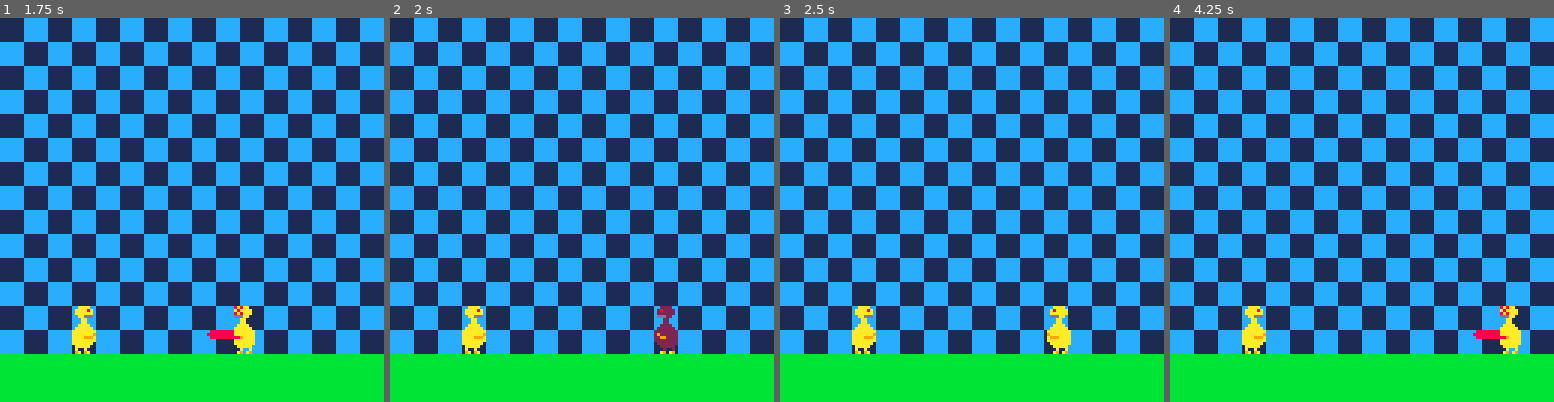
Above: before the commit, frames 1-4 (left to right).
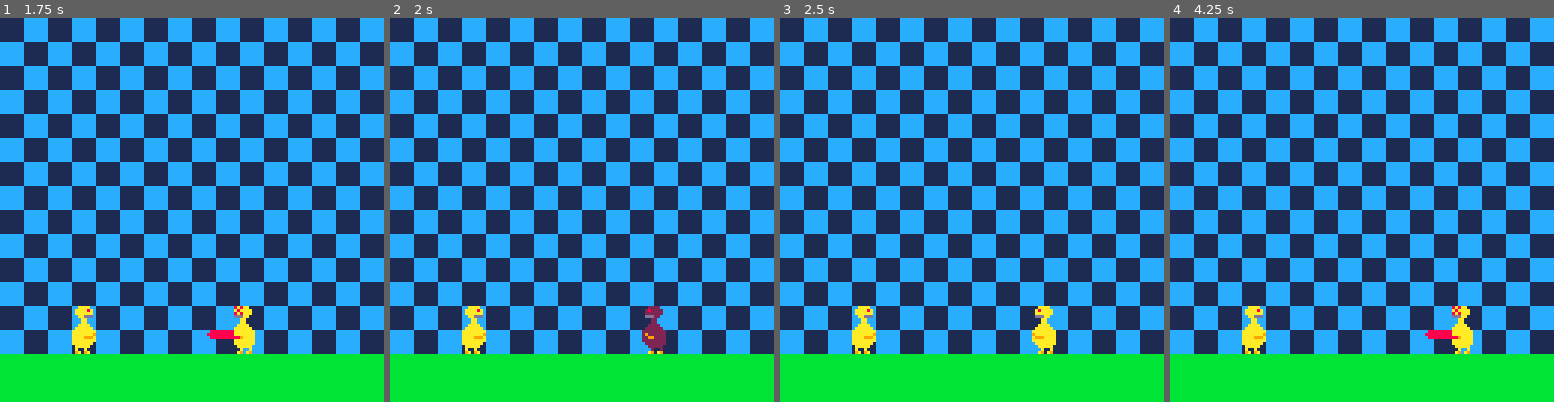
Above: after the commit, the same moments.

Repository: davidjtferguson/dancejab
Game: PICO-8 cartridge jab.p8
The game is run twice, just before and just after one commit, with the same random seed, the same clock (stepped at 60 frames per second) and the same inputs.
Inputs:
- Up to frame 1 (1.75 s): tap X (X key) at 0.33, 1.07 s; tap O (Z key) at 0.7, 1.7 s; hold Right from 1.6 s (still down)
- Up to frame 2 (2 s): keep holding Right; tap X (X key) at 1.85 s
- Up to frame 3 (2.5 s): release Right at 2.1 s; tap O (Z key) at 2.1 s; hold Right from 2.47 s (still down)
- Up to frame 4 (4.25 s): tap O (Z key) every 0.4 s from 2.5 to 4.1 s; tap X (X key) at 2.97, 4.08 s; release Right at 3.03 s; hold Left 3.08-3.58 s; hold Right from 4.02 s (still down)

Frame 1 is identical in both runs. In frame 2, 0.7% of the frame differs, in the area x 65-75%, y 75-88%; in frame 3, 0.8%; in frame 4, 1.3%, in the area x 66-92%, y 75-88%.

Commit message:
updated vars and comments for easier playing around

Diff:
--- a/jab.p8
+++ b/jab.p8
@@ -8,23 +8,32 @@
 
 function createav(x,flipped)
  local av={
+  --how long each action lasts
+  rollframes=9,
+  jabframes=10,
+  jablagframes=30,
+
+  --movement limits
+  xacc=0.15,
+  xmaxvel=1.3,
+  xrollmaxvel=2,
+  xdecellrate=0.7,
+
+  --hitbox sizes
+  -- (won't effect visual)
+  width=8,
+  height=16,
+  jabwidth=8,
+  jabheight=4,
+
+  --vars, don't edit
   x=x,
   xvel=0,
-  xmaxvel=1.3,
-  xacc=0.15,
   state="none",
   statetimer=0,
-  xrollmaxvel=2,
   y=96,
   s=2,
-  width=8,
-  height=16,
   flipped=flipped,
-
-  --how long each action lasts
-  rollframes=9,
-  jabframes=15,
-  jablagframes=30,
  }
  add(avs,av)
  return av
@@ -104,7 +113,7 @@
   elseif btn(➡️,av.no) then
    av.xvel+=av.xacc
   else
-   av.xvel*=0.7
+   av.xvel*=av.xdecellrate
   end
 
   if av.xvel>av.xmaxvel then
@@ -162,7 +171,7 @@
  if btnp(🅾️,av.no) then
   av.state="jab"
   av.statetimer=av.jabframes
-  createhitbox(8,4,av)
+  createhitbox(av.jabwidth,av.jabheight,av)
  end
 end
 
Not shown, changed: the thumbnail (__label__) section of jab.p8
